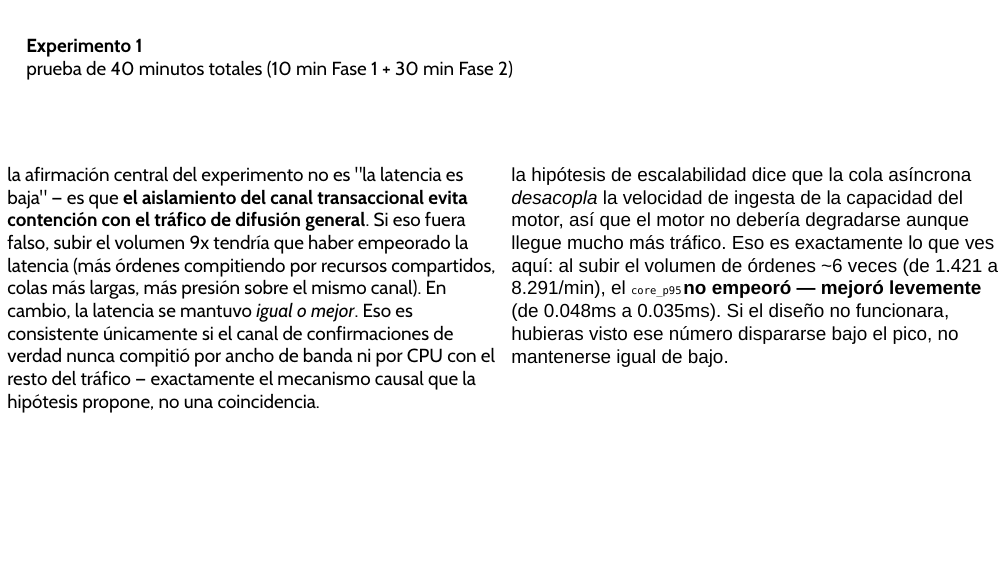
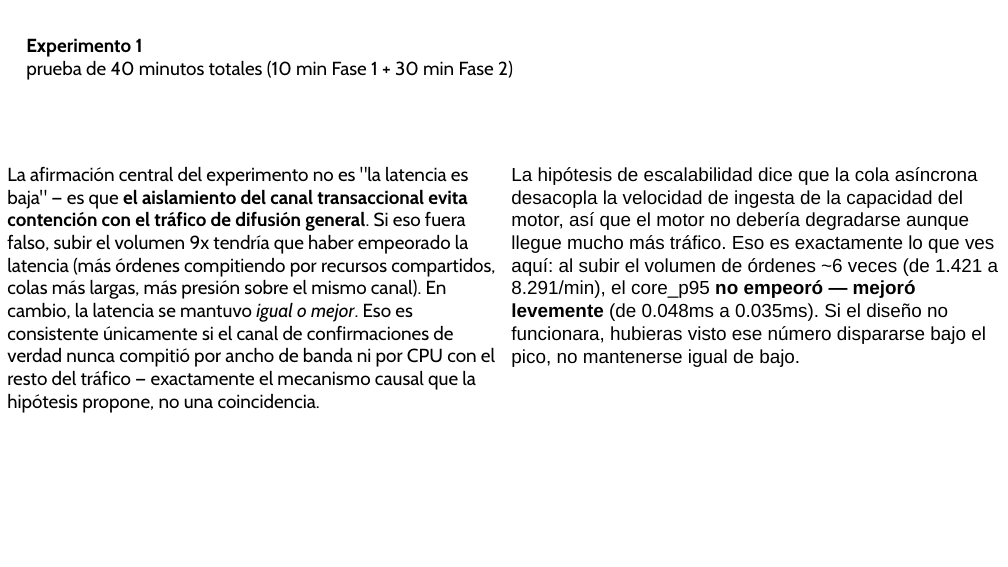
Before and after one commit to Anatarqu/Reto1-Arq.Software, a slide deck: slide 7 of results/resultados.pptx. Drawn at 1008x567 pixels with LibreOffice and Linux fonts; fonts in the diff are those of the drawing. Boxes give left, top, right and bottom in pixels: in the first picture for what was removed or moved away, otherwise in the second. Text is boxed around its words. In the diff, an @@ line names an element or a change of style, - is before the commit and + after.

```diff
--- a/results/resultados.pptx
+++ b/results/resultados.pptx
@@ text at [7, 166, 495, 413]: text changed @@
-la afirmación central del experimento no es "la latencia es baja" — es que el aislamiento del canal transaccional evita contención con el tráfico de difusión general. Si eso fuera falso, subir el volumen 9x tendría que haber empeorado la latencia (más órdenes compitiendo por recursos compartidos, colas más largas, más presión sobre el mismo canal). En cambio, la latencia se mantuvo igual o mejor. Eso es consistente únicamente si el canal de confirmaciones de verdad nunca compitió por ancho de banda ni por CPU con el resto del tráfico — exactamente el mecanismo causal que la hipótesis propone, no una coincidencia.
+La afirmación central del experimento no es "la latencia es baja" — es que el aislamiento del canal transaccional evita contención con el tráfico de difusión general. Si eso fuera falso, subir el volumen 9x tendría que haber empeorado la latencia (más órdenes compitiendo por recursos compartidos, colas más largas, más presión sobre el mismo canal). En cambio, la latencia se mantuvo igual o mejor. Eso es consistente únicamente si el canal de confirmaciones de verdad nunca compitió por ancho de banda ni por CPU con el resto del tráfico — exactamente el mecanismo causal que la hipótesis propone, no una coincidencia.
@@ text at [511, 167, 999, 367]: text changed @@
-la hipótesis de escalabilidad dice que la cola asíncrona desacopla la velocidad de ingesta de la capacidad del motor, así que el motor no debería degradarse aunque llegue mucho más tráfico. Eso es exactamente lo que ves aquí: al subir el volumen de órdenes ~6 veces (de 1.421 a 8.291/min), el core_p95 no empeoró — mejoró levemente (de 0.048ms a 0.035ms). Si el diseño no funcionara, hubieras visto ese número dispararse bajo el pico, no mantenerse igual de bajo.
+La hipótesis de escalabilidad dice que la cola asíncrona desacopla la velocidad de ingesta de la capacidad del motor, así que el motor no debería degradarse aunque llegue mucho más tráfico. Eso es exactamente lo que ves aquí: al subir el volumen de órdenes ~6 veces (de 1.421 a 8.291/min), el core_p95 no empeoró — mejoró levemente (de 0.048ms a 0.035ms). Si el diseño no funcionara, hubieras visto ese número dispararse bajo el pico, no mantenerse igual de bajo.
```
Also in this commit, not shown: 4 other slides changed, 1 slide removed, 2 other files.
